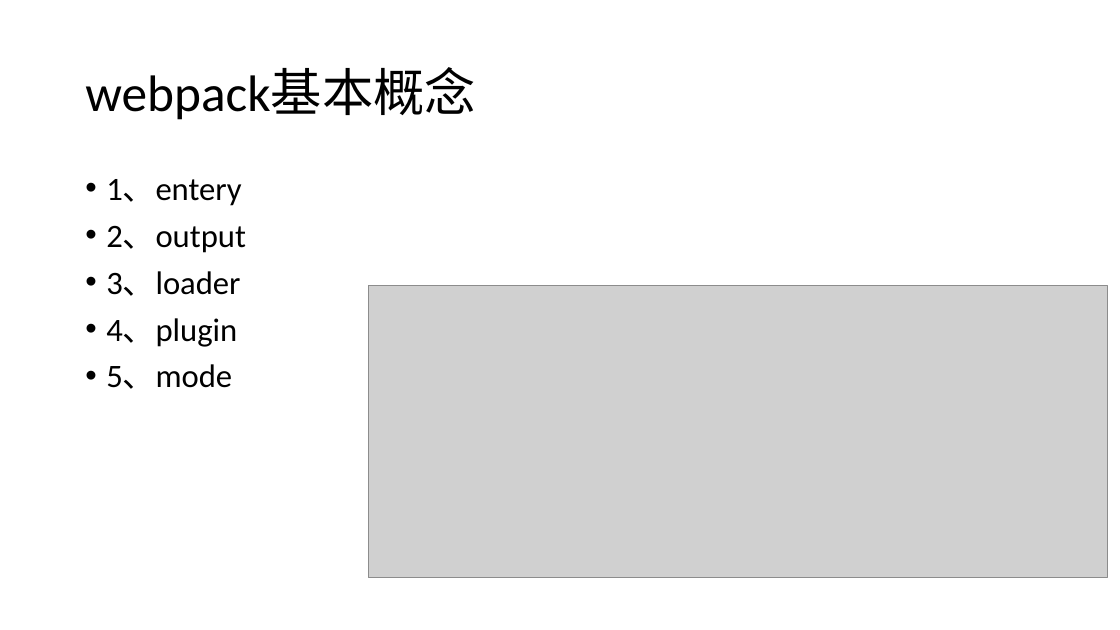
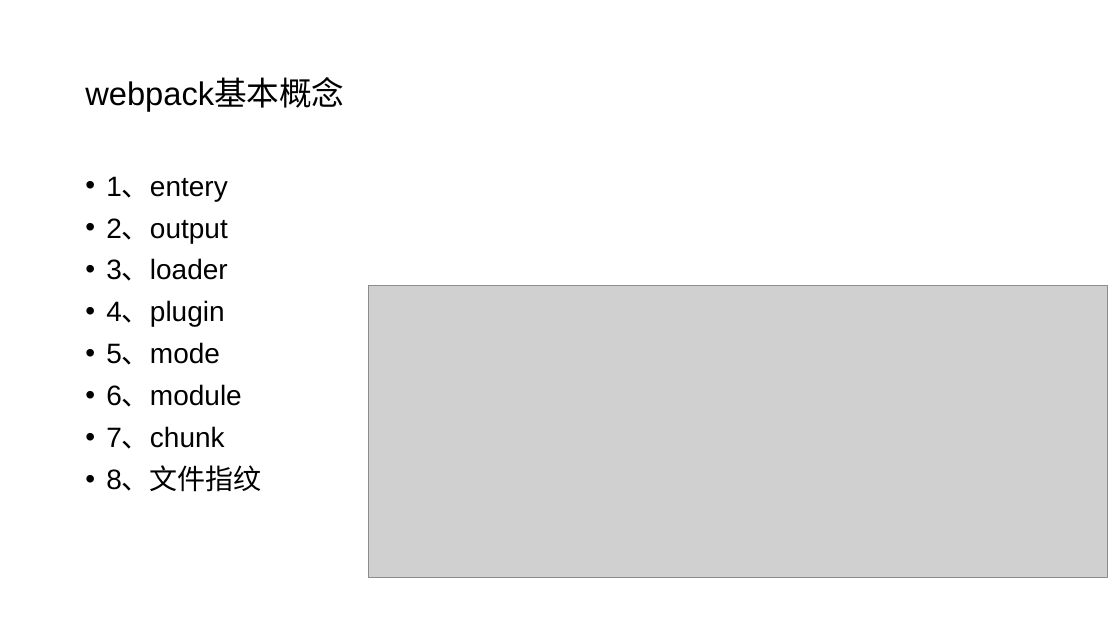
Before and after one commit to SmartWuJun/Demo, a slide deck: slide 3 of webpack.pptx. Drawn at 1120x630 pixels with LibreOffice and Linux fonts; fonts in the diff are those of the drawing; grey boxes stand for pictures. Boxes give left, top, right and bottom in pixels: in the first picture for what was removed or moved away, otherwise in the second. Text is boxed around its words. In the diff, an @@ line names an element or a change of style, - is before the commit and + after.

```diff
--- a/webpack.pptx
+++ b/webpack.pptx
@@ title "webpack基本概念" at [85, 78, 344, 110]: size 44 to 28 pt, font Calibri to Arial @@
@@ text at [106, 176, 227, 365]: size 28 to 24 pt, font Calibri to Arial in "1、entery", "2、output", "3、loader", "4、plugin" and 1 more places @@
@@ text at [106, 384, 262, 492]: paragraphs added @@
+• 6、module
+• 7、chunk
+• 8、文件指纹
```
Also in this commit, not shown: 9 other slides changed, 6 slides added, 2 slides removed, 7 other files.
